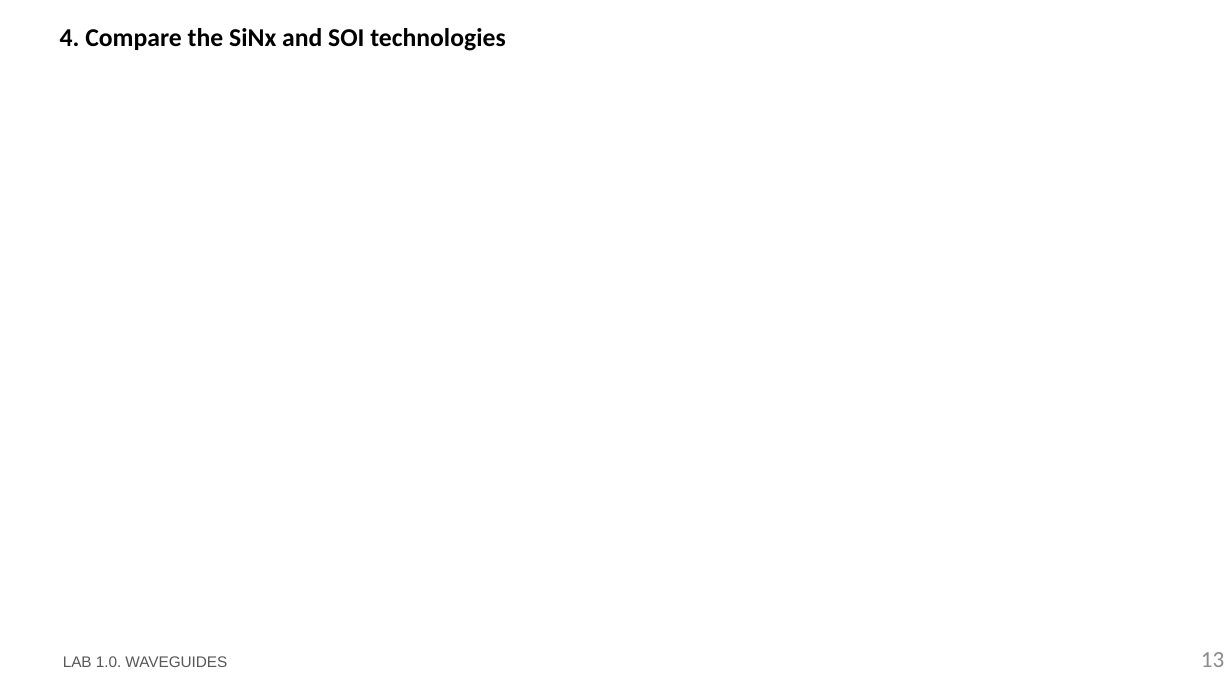
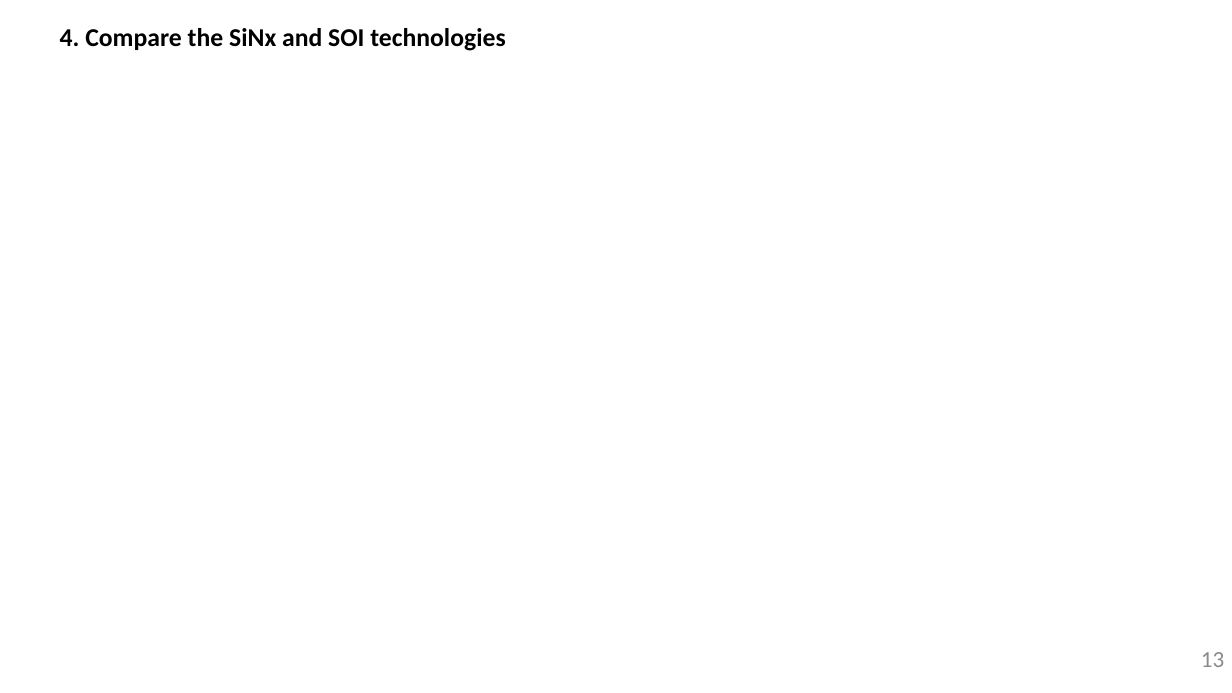
Before and after one commit to snacmuo/pic-upv-lab1, a slide deck: slide 13 of LabBook_10.pptx. Drawn at 1232x693 pixels with LibreOffice and Linux fonts; fonts in the diff are those of the drawing; grey boxes stand for pictures; background and template pictures are left out. Boxes give left, top, right and bottom in pixels: in the first picture for what was removed or moved away, otherwise in the second. Text is boxed around its words. In the diff, an @@ line names an element or a change of style, - is before the commit and + after.

```diff
--- a/LabBook_10.pptx
+++ b/LabBook_10.pptx
@@ text removed at box(63, 656, 227, 667) @@
-LAB 1.0. WAVEGUIDES
```
Also in this commit, not shown: 1 other slide changed.
